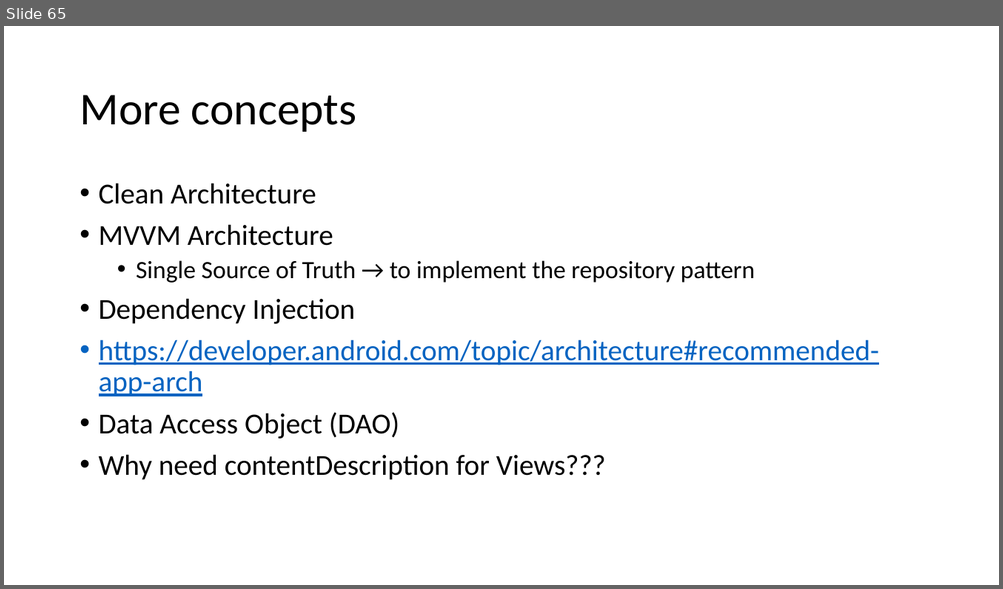
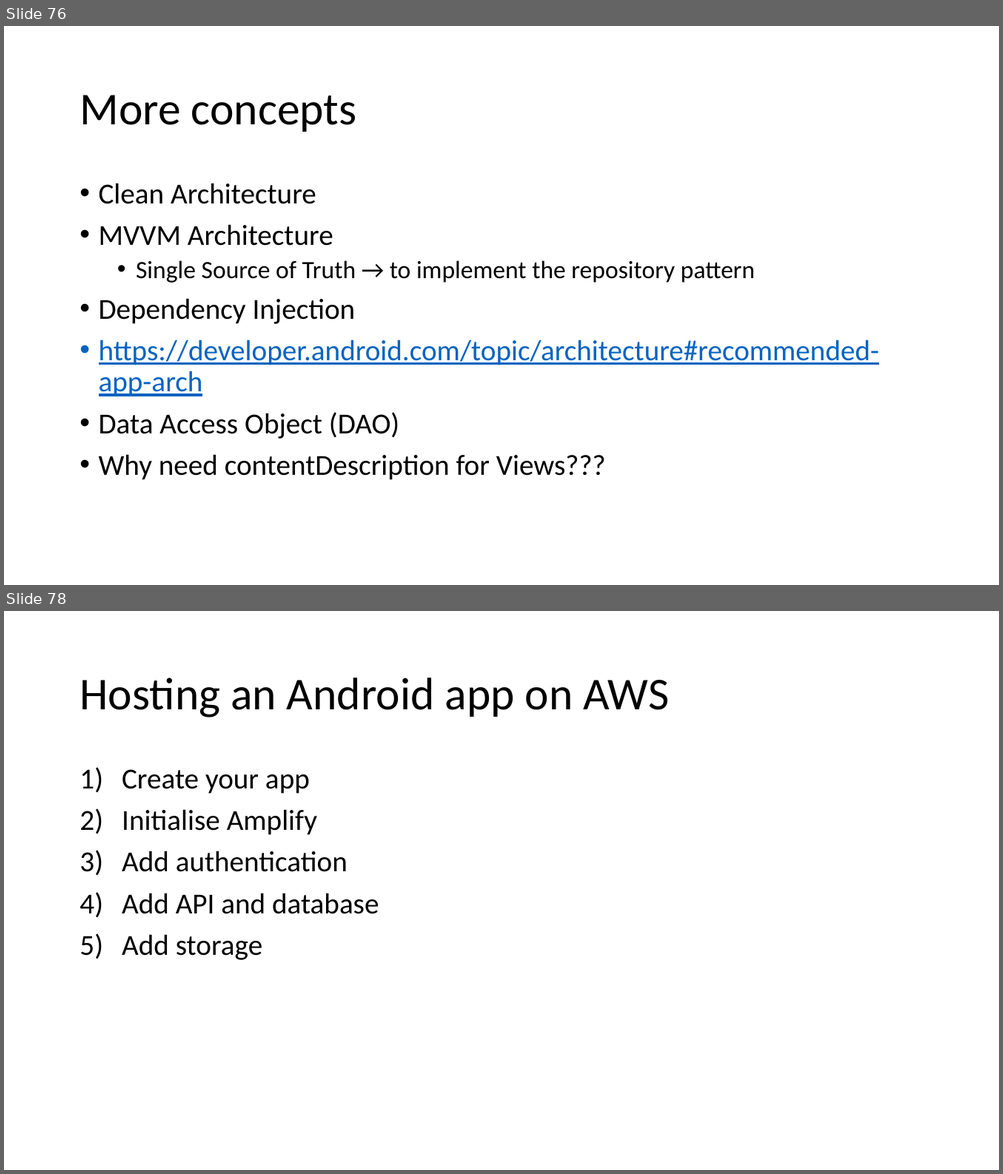
Before and after one commit to joellecorliss/Associate-Android-Developer, a slide deck: Android Basics in Kotlin.pptx. Shown one above the other, each under a label of ours: slide 65 before the commit, slides 76 and 78 after it; the slides between them are not shown. The pictures are 1003x589 and 1003x1174 pixels, drawn with LibreOffice and Linux fonts; fonts in the diff are those of the drawing. Boxes give left, top, right and bottom in pixels: in the first picture for what was removed or moved away, otherwise in the second. Text is boxed around its words. In the diff, an @@ line names an element or a change of style, - is before the commit and + after.

```diff
--- a/Android Basics in Kotlin.pptx
+++ b/Android Basics in Kotlin.pptx
@@ slide 78 added at <box>4,611,999,1170</box>, background #FFFFFF @@
@@ title added at <box>79,678,669,718</box>, 44 pt, text #000000 @@
+Hosting an Android app on AWS
@@ text added at <box>122,769,378,960</box>, 28 pt, text #000000 @@
+1) Create your app
+2) Initialise Amplify
+3) Add authentication
+4) Add API and database
+5) Add storage
@@ what was slide 65 is now slide 76 @@
```
Also in this commit, not shown: 5 slides changed, 13 other slides added, 5 other files.
